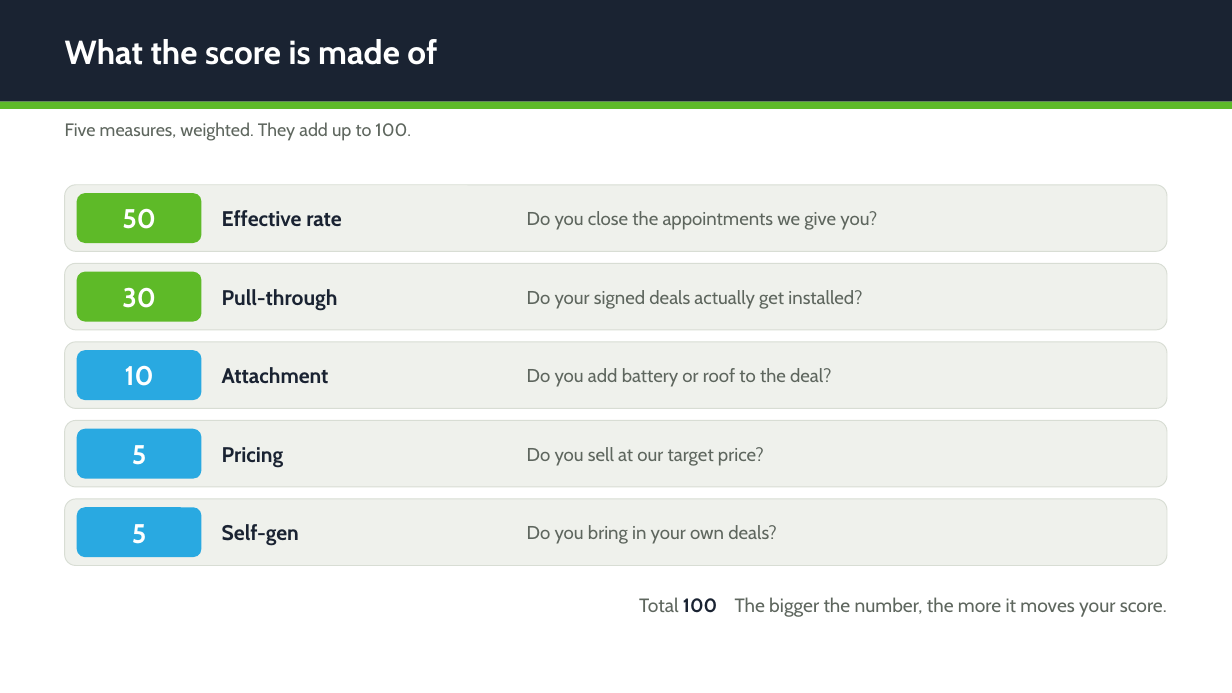
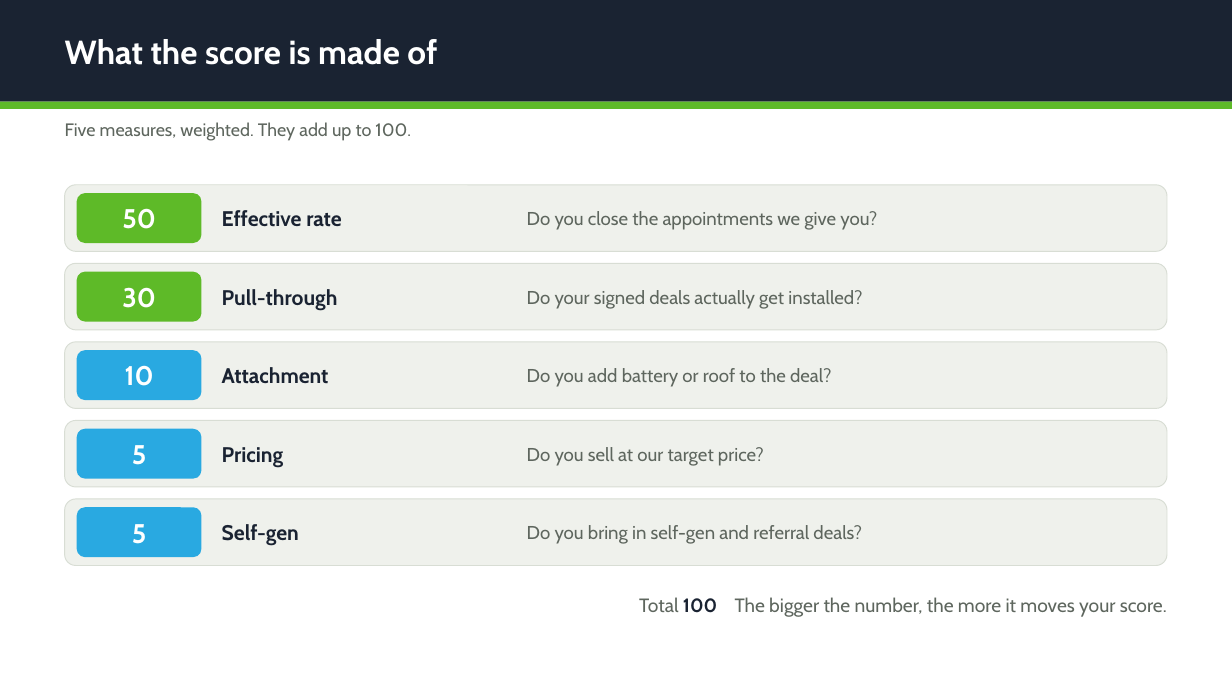
Before and after one commit to dpenn1000/SalesResourcePage, a slide deck: slide 5 of management/viper-ranking-overview.pptx. Drawn at 1232x693 pixels with LibreOffice and Linux fonts; fonts in the diff are those of the drawing. Boxes give left, top, right and bottom in pixels: in the first picture for what was removed or moved away, otherwise in the second. Text is boxed around its words. In the diff, an @@ line names an element or a change of style, - is before the commit and + after.

```diff
--- a/management/viper-ranking-overview.pptx
+++ b/management/viper-ranking-overview.pptx
@@ text at [527, 525, 862, 544]: text changed @@
-Do you bring in your own deals?
+Do you bring in self-gen and referral deals?
```
Also in this commit, not shown: 4 other slides changed, 1 slide removed, 1 other file.
